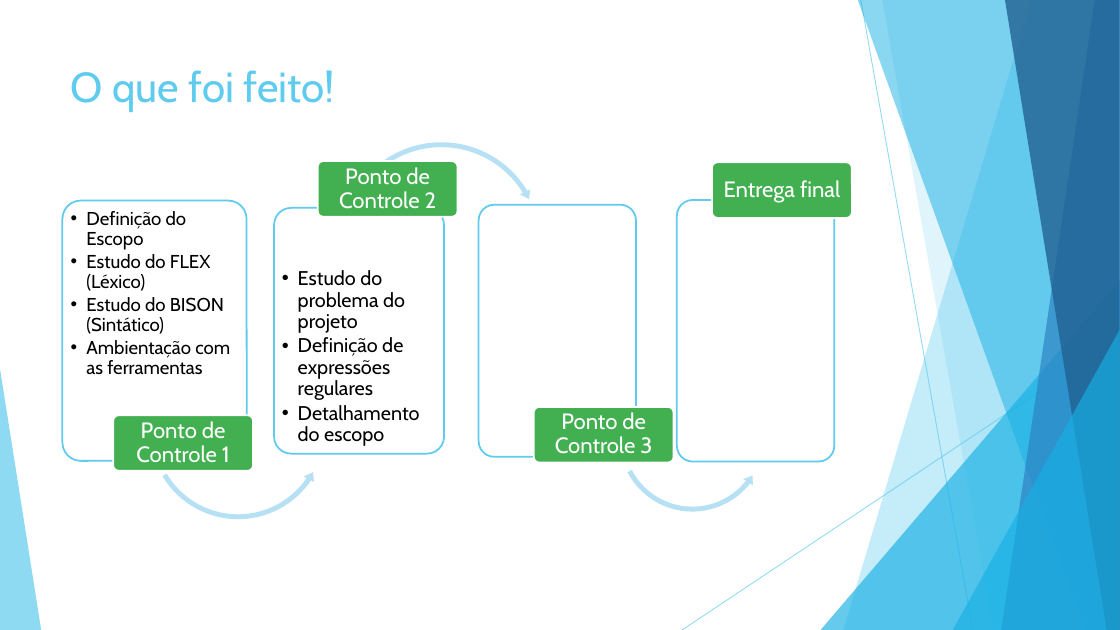
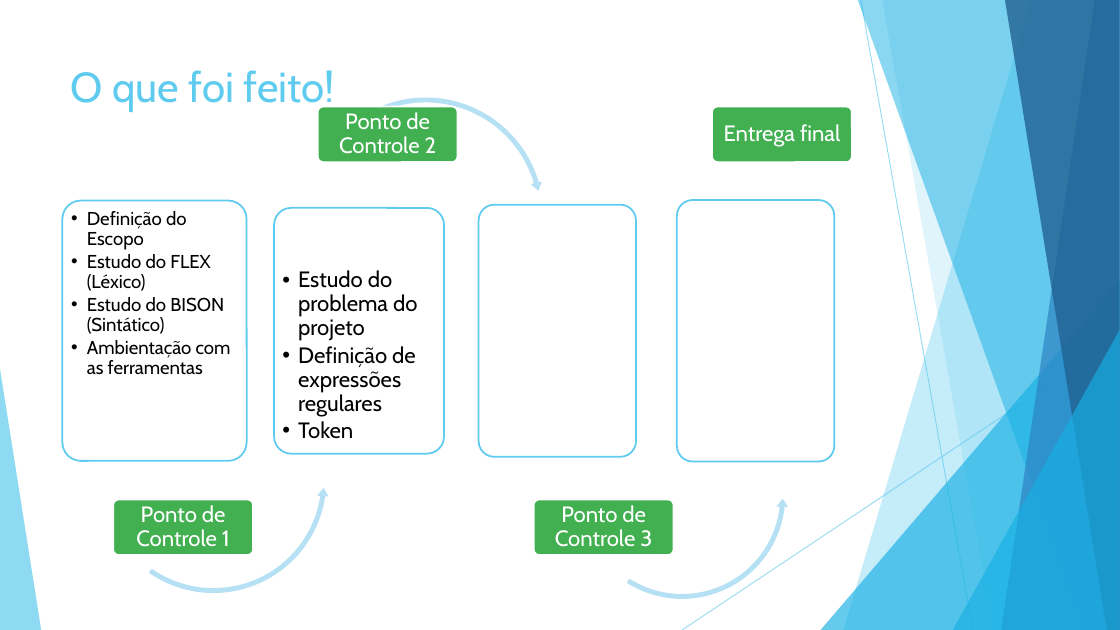
Before and after one commit to compilerjava2c/java2c, a slide deck: slide 6 of Ponto de Controle/PC2/Compiladores – java2c.pptx. Drawn at 1120x630 pixels with LibreOffice and Linux fonts; fonts in the diff are those of the drawing. Boxes give left, top, right and bottom in pixels: in the first picture for what was removed or moved away, otherwise in the second. Text is boxed around its words. In the diff, an @@ line names an element or a change of style, - is before the commit and + after.

Commit message:
Ponto de Controle 2

```diff
--- a/Ponto de Controle/PC2/Compiladores – java2c.pptx
+++ b/Ponto de Controle/PC2/Compiladores – java2c.pptx
@@ circular arrow: place and size @@
-circular arrow at [305,106,578,379]
+circular arrow at [267,56,585,374]
@@ 2 texts, 2 rounded rectangles: place and size @@
-2 texts, 2 rounded rectangles at [318,161,853,218]
+2 texts, 2 rounded rectangles at [318,107,853,162]
@@ text at [298,270,417,417]: size 17 to 19 pt @@
@@ left circular arrow: place and size @@
-left circular arrow at [124,318,352,545]
+left circular arrow at [68,335,359,626]
@@ proportions changed in 3 elements at [267,56,585,374], [68,335,359,626], [546,359,818,630] @@
@@ left circular arrow: place and size @@
-left circular arrow at [594,341,790,537]
+left circular arrow at [546,359,818,630]
@@ text at [298,421,353,439]: text changed; size 17 to 19 pt @@
-  •• Detalhamento do escopo
+  •• Token
@@ rounded rectangle: place and size @@
-rounded rectangle at [113,415,254,471]
+rounded rectangle at [113,500,254,555]
@@ text "Ponto de Controle 1": place and size @@
-text "Ponto de Controle 1" at [136,421,230,463]
+text "Ponto de Controle 1" at [136,505,230,547]
@@ rounded rectangle: place and size @@
-rounded rectangle at [534,407,674,462]
+rounded rectangle at [534,500,674,555]
@@ text "Ponto de Controle 3": place and size @@
-text "Ponto de Controle 3" at [555,412,652,454]
+text "Ponto de Controle 3" at [555,505,652,547]
```
Also in this commit, not shown: 1 other slide changed, 1 slide added, 2 slides removed, 2 other files.
